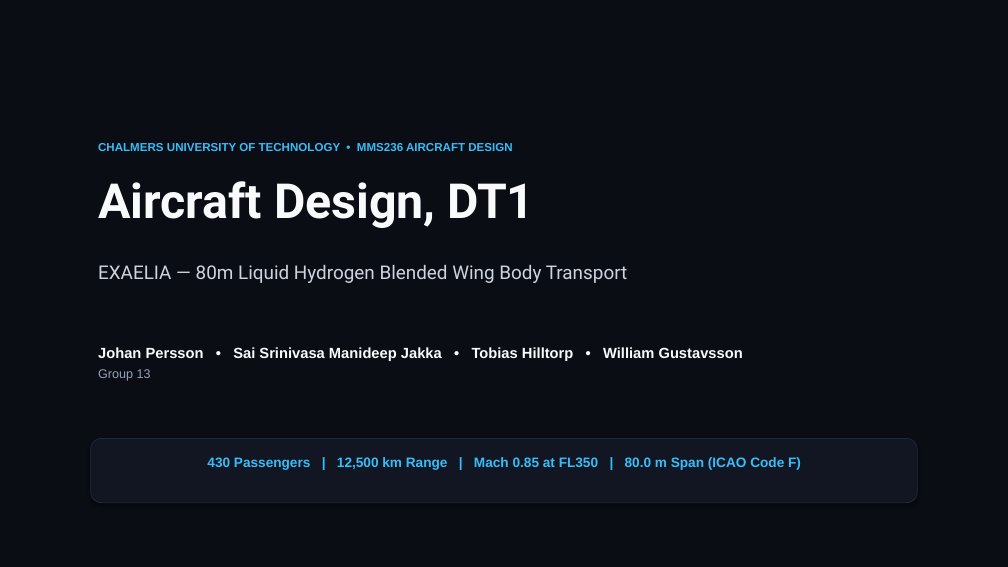
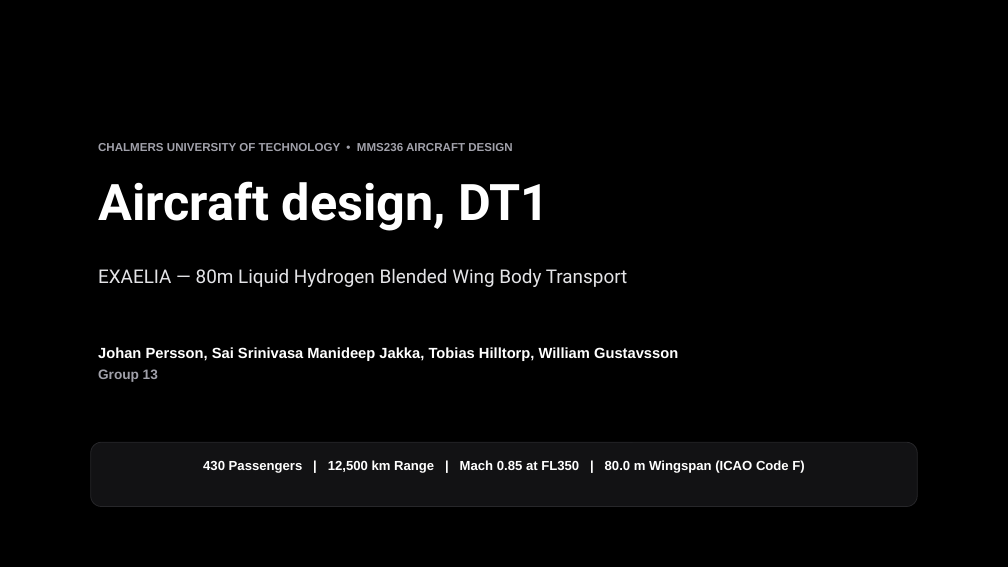
Before and after one commit to Deeprockz22/Aircraft-Design, a slide deck: slide 1 of Aircraft_Design_DT1_EXAELIA_Group13.pptx. Drawn at 1008x567 pixels with LibreOffice and Linux fonts; fonts in the diff are those of the drawing. Boxes give left, top, right and bottom in pixels: in the first picture for what was removed or moved away, otherwise in the second. Text is boxed around its words. In the diff, an @@ line names an element or a change of style, - is before the commit and + after.

Commit message:
Adopt pure black and white monochrome theme incorporating student deck updates (Aspect Ratio 5.0, MTOW 275.5t, L/D 21.2)

```diff
--- a/Aircraft_Design_DT1_EXAELIA_Group13.pptx
+++ b/Aircraft_Design_DT1_EXAELIA_Group13.pptx
@@ background #0A0D14 to #000000 @@
@@ text "CHALMERS UNIVERSITY OF TECHNOLOGY • ..." at [98,143,512,151]: text colour #38BDF8 to #A1A1AA @@
@@ text at [98,181,550,231]: text changed; size 46 to 48 pt; text colour #F8FAFC to #FFFFFF @@
-Aircraft Design, DT1
+Aircraft design, DT1
@@ text "EXAELIA — 80m Liquid Hydrogen ..." at [98,269,627,287]: text colour #CBD5E1 to #E4E4E7 @@
@@ text at [98,347,678,361]: text changed; text colour #F8FAFC to #FFFFFF @@
-Johan Persson • Sai Srinivasa Manideep Jakka • Tobias Hilltorp • William Gustavsson
+Johan Persson, Sai Srinivasa Manideep Jakka, Tobias Hilltorp, William Gustavsson
@@ text at [98,369,158,382]: size 12 to 13 pt, text colour #94A3B8 to #A1A1AA, bold on in "Group 13" @@
@@ rounded rectangle: place and size @@
-rounded rectangle at [91,439,917,503]
+rounded rectangle at [91,442,917,507]
@@ rounded rectangle at [91,442,917,507]: fill #111622 to #121214; outline #1E293B 0.75 pt to #27272A 0.75 pt @@
@@ text at [203,460,804,473]: text changed; size 13 to 12.5 pt; text colour #38BDF8 to #FFFFFF @@
-430 Passengers | 12,500 km Range | Mach 0.85 at FL350 | 80.0 m Span (ICAO Code F)
+430 Passengers | 12,500 km Range | Mach 0.85 at FL350 | 80.0 m Wingspan (ICAO Code F)
```
Also in this commit, not shown: 6 other slides changed, 1 slide added, 2 slides removed, 5 other files.
